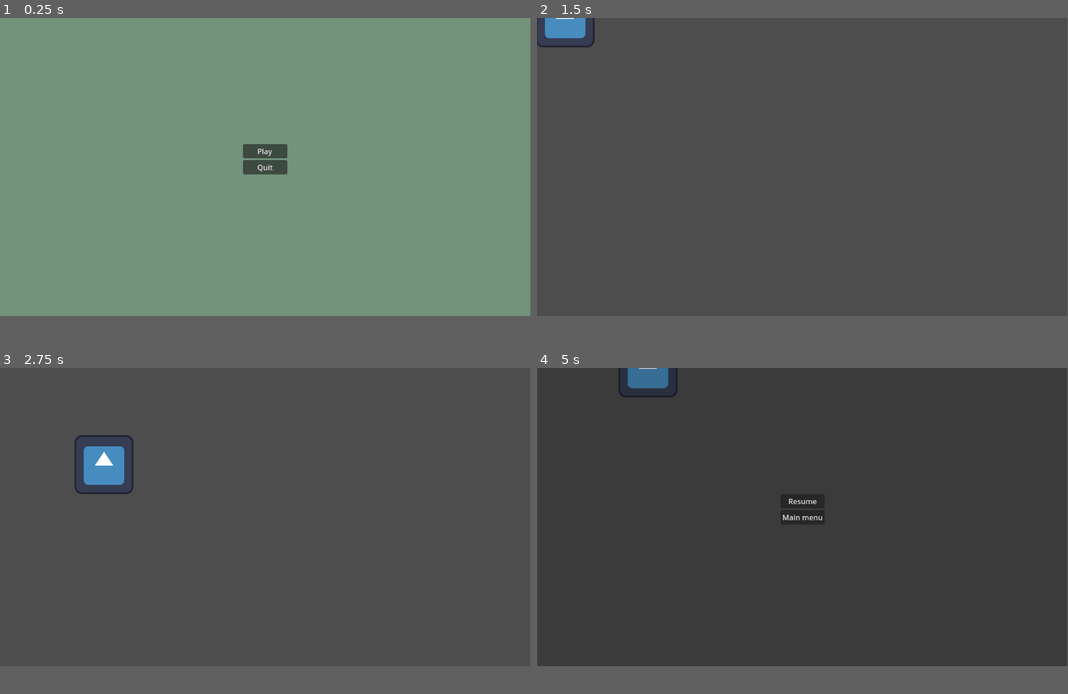
Above: before the commit, frames 1-4 (two rows, left to right).
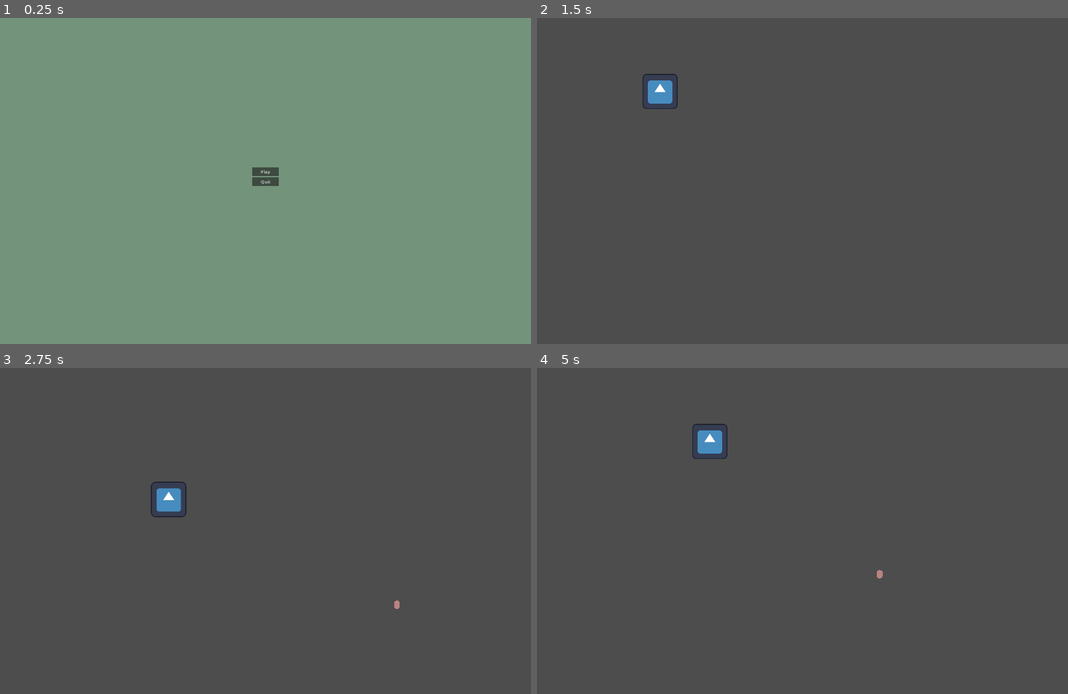
Above: after the commit, the same moments.

Repository: RiddimCrunch/TinyCreature-LudumDare56-
Game: Godot game, scene res://Scenes/Menu/MainMenu.tscn
Same seed, same stepped clock (60 frames per second), same inputs: the game is played once before the commit and once after it. The engine's default icon, where the game draws it, is replaced by a stand-in: a white triangle on a blue panel in a dark square.
Inputs:
- Up to frame 1 (0.25 s): no input
- Up to frame 2 (1.5 s): click "Play" at 0.5 s; tap Enter at 1.25 s; hold Right (ui_right) from 1.28 s (still down); hold Space (Jump, bound only before the commit) from 1.28 s (still down)
- Up to frame 3 (2.75 s): release Right (ui_right) at 2.03 s; release Space (Jump, bound only before the commit) at 2.03 s; hold Down (ui_down) from 2.03 s (still down); tap Space (Jump, bound only before the commit) at 2.1, 2.27, 2.57 s
- Up to frame 4 (5 s): release Down (ui_down) at 2.78 s; hold Right (ui_right) 2.78-3.53 s; hold Space (Jump, bound only before the commit) 2.78-3.53 s; hold Up (ui_up) 3.53-4.28 s; tap Space (Jump, bound only before the commit) at 3.6, 3.77, 4.07 s; hold Left (ui_left) from 4.28 s (still down); hold Space (Jump, bound only before the commit) from 4.28 s (still down); tap Escape (Escape, bound only before the commit) at 4.9 s
In our replay, the window is 799x449 before the commit and 800x491 after it. These sizes can differ from the game's own. Grey fills any space a smaller window leaves; there, only what the larger window draws over its background counts as a difference.

The runs differ from the first frame. In frame 1, 0.8% of the frame differs, in the area x 45-55%, y 38-52%; in frame 2, 1.0%; in frame 3, 1.6%; in frame 4, 2.1%, in the area x 15-66%, y 0-65%.

Commit message:
Spawner and start game logic

Diff:
--- /dev/null
+++ b/ludumdare/Scenes/creature-gen.tscn
@@ -0,0 +1,22 @@
+[gd_scene load_steps=5 format=3 uid="uid://vey6qwwf4p7n"]
+
+[ext_resource type="Script" path="res://Scripts/spawner.gd" id="1_5xnl8"]
+[ext_resource type="Script" path="res://Scripts/world.gd" id="1_jjl6s"]
+[ext_resource type="PackedScene" uid="uid://ciu47nubcnclx" path="res://Scenes/creature.tscn" id="3_uhjqi"]
+
+[sub_resource type="PlaceholderTexture2D" id="PlaceholderTexture2D_y2jou"]
+
+[node name="World" type="Node2D"]
+script = ExtResource("1_jjl6s")
+
+[node name="Sprite2D" type="Sprite2D" parent="."]
+position = Vector2(949, 602)
+scale = Vector2(182.625, 175.125)
+texture = SubResource("PlaceholderTexture2D_y2jou")
+
+[node name="Spawner" type="Node2D" parent="."]
+script = ExtResource("1_5xnl8")
+creature_scene = ExtResource("3_uhjqi")
+
+[node name="SpawnerPosition" type="Marker2D" parent="Spawner"]
+position = Vector2(950, 600)
--- /dev/null
+++ b/ludumdare/Scenes/creature.tscn
@@ -0,0 +1,11 @@
+[gd_scene load_steps=2 format=3 uid="uid://ciu47nubcnclx"]
+
+[sub_resource type="PlaceholderTexture2D" id="PlaceholderTexture2D_523ic"]
+
+[node name="Creature" type="Node2D"]
+
+[node name="Sprite2D" type="Sprite2D" parent="."]
+modulate = Color(0.184314, 1, 1, 1)
+position = Vector2(60, 36)
+scale = Vector2(114.5, 65.5)
+texture = SubResource("PlaceholderTexture2D_523ic")
--- /dev/null
+++ b/ludumdare/Scripts/mob.gd
@@ -0,0 +1,10 @@
+extends Resource
+
+@export var point_cost: int
+@export var strength: int
+@export var health: int
+
+func _init(p_health = 0, p_strength = 0, p_cost = 0):
+	health = p_health
+	strength = p_strength
+	point_cost = p_cost
--- /dev/null
+++ b/ludumdare/Scripts/mob_table.gd
@@ -0,0 +1,12 @@
+extends Resource
+
+const Mob = preload("res://mob.gd")
+enum MobTypesEnum { normal_mob, big_mob }
+
+var mob_types = {
+	MobTypesEnum.normal_mob: Mob.new(100, 10, 10),
+	MobTypesEnum.big_mob: Mob.new(1000, 50, 100)
+}
+
+func _init():
+	pass
--- /dev/null
+++ b/ludumdare/Scripts/spawner.gd
@@ -0,0 +1,15 @@
+extends Node2D
+
+@export var creature_scene: PackedScene
+@export var MobTable = preload("res://mob_table.gd")
+
+# Called when the node enters the scene tree for the first time.
+func spawn(points_available: int) -> void:
+	var spawner_location = $SpawnerPosition
+
+	for i in range(5):
+		var creature = creature_scene.instantiate()
+		var range = 500
+		creature.position = spawner_location.global_position + Vector2(randi_range(-range, range), randi_range(-range, range))
+		add_child(creature)
+		print("Spawned %s" % i)
--- /dev/null
+++ b/ludumdare/Scripts/world.gd
@@ -0,0 +1,28 @@
+extends Node2D
+
+
+var point_counter = 0
+var current_round = 0
+var is_running = true
+var enemies = []
+var allies = []
+
+# Called when the node enters the scene tree for the first time.
+func _ready() -> void:
+		pass
+
+
+# Called every frame. 'delta' is the elapsed time since the previous frame.
+func _process(delta: float) -> void:
+	if is_running:
+		new_game()
+		win_round(current_round)
+		current_round += 1
+		print(current_round)
+
+func new_game():
+	$Spawner.spawn(point_counter)
+
+func win_round(round: int):
+	var gained_points = 20 * round + 200
+	point_counter += gained_points
--- a/ludumdare/project.godot
+++ b/ludumdare/project.godot
@@ -14,24 +14,10 @@
 run/main_scene="res://Scenes/Menu/MainMenu.tscn"
 config/features=PackedStringArray("4.3", "Forward Plus")
 config/icon="res://icon.svg"
+<<<<<<<HEADrun/main_scene="res://Scenes/Menu/MainMenu.tscn"
 
-[file_customization]
+[display]
 
-folder_colors={
-"res://Scenes/": "purple",
-"res://Scenes/Menu/": "red",
-"res://Scripts/": "teal"
-}
-
-[input]
-
-Jump={
-"deadzone": 0.5,
-"events": [Object(InputEventKey,"resource_local_to_scene":false,"resource_name":"","device":-1,"window_id":0,"alt_pressed":false,"shift_pressed":false,"ctrl_pressed":false,"meta_pressed":false,"pressed":false,"keycode":0,"physical_keycode":32,"key_label":0,"unicode":32,"location":0,"echo":false,"script":null)
-]
-}
-Escape={
-"deadzone": 0.5,
-"events": [Object(InputEventKey,"resource_local_to_scene":false,"resource_name":"","device":-1,"window_id":0,"alt_pressed":false,"shift_pressed":false,"ctrl_pressed":false,"meta_pressed":false,"pressed":false,"keycode":0,"physical_keycode":4194305,"key_label":0,"unicode":0,"location":0,"echo":false,"script":null)
-]
-}
+window/size/viewport_width=1920
+window/size/viewport_height=1180
+window/stretch/mode="canvas_items"
Not shown, added: .gitignore
